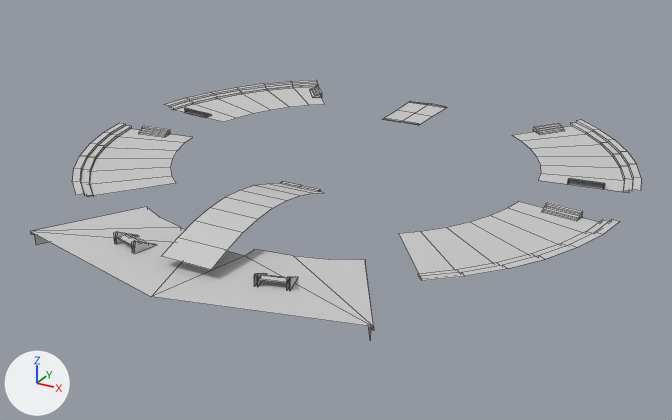
The FBX model Assets/Res/art/scenes/jg/mesh/jz/fb_jz_dimian_02.FBX: old version first, new version second.
Camera for both pictures: a 50 mm camera at (25.2, -48.2, 21.8) aimed at (0.8, -3.9, -0.4). Lighting does not change. The marker at lower left points along +X, +Y and +Z. Mesh edges are drawn as thin lines. Where no turn or scale is listed for an object, it has been applied to the vertices.

Objects in the first picture: 'fb_jz_dimian_02'.
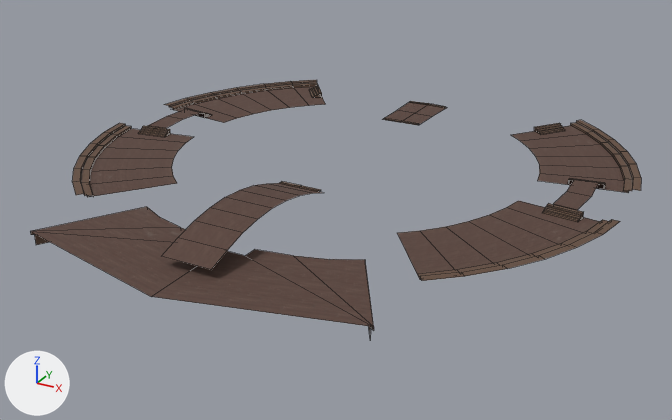
The change, as a list of edits to the scene's bpy script:
```text
Add img_t2_jz_dimian02_d_tga:
    img_t2_jz_dimian02_d_tga = load_image('T2_jz_dimian02_d.tga', '../../texture/building/T2_jz_dimian02_d.tga', 1024, 1024, 'sRGB')
Change mat_ma_taijie:
    remove mat_ma_taijie.base_color = (0.588, 0.588, 0.588)  # light grey #cacaca
    add mat_ma_taijie.texture = img_t2_jz_dimian02_d_tga
Change me_mesh:
    used by ob_fb_jz_dimian_02; location = (0.0, 0.0, 0.0)
    remove me_mesh.from_pydata(...)  # 492 vertices, 330 faces; spans x -16.8..16.8, y -19.8..13.4, z 0.4..2.9
    add me_mesh.from_pydata(...)  # 452 vertices, 304 faces; spans x -16.8..16.8, y -19.8..13.4, z 0.4..2.9
    me_mesh part 1: 8 loose pieces with 64 vertices, spanning x -5.1..5.2, y -16.8..-15.0, z 1.2..1.9, are deleted
    me_mesh part 2
    6 faces are deleted
    12 vertices in x 12.7..14.8, y -2.9..-1.9, z 1.5..1.8 move by (0.1, -0.1, 0.0)
    8 vertices in x -10.9..14.7, y -8.8..8.8, z 1.5..1.7 move by (0.1, 0.0, 0.0)
    6 vertices in x -11.1..14.8, y -2.4..1.8, z 1.5..1.8 move by (0.0, -0.1, 0.0)
    8 vertices move from x -11.1..11.1, y -12.8..8.8, z 1.5 to x -11.1..11.1, y -12.9..8.8, z 1.5
    24 vertices are added at x -14.7..14.7, y -14.4..2.2, z 0.4..1.8
    16 new faces join them
    me_mesh part 3: 16 kept faces spanning x -10.0..10.0, y -17.3..11.3, z 1.2..2.9 get new texture (UV) coordinates
```

What differs and where, as boxes [x1, y1, x2, y2] in the pictures (672 x 420 px):
'fb_jz_dimian_02', surface changed, reshaped (grey to brown)
    both: [30, 80, 641, 339]
part 1 of me_mesh, deleted
    before: [114, 232, 298, 290]
part 2 of me_mesh, built on
    both: [31, 86, 629, 327]
part 3 of me_mesh, surface changed (grey to brown)
    both: [33, 102, 446, 327]
